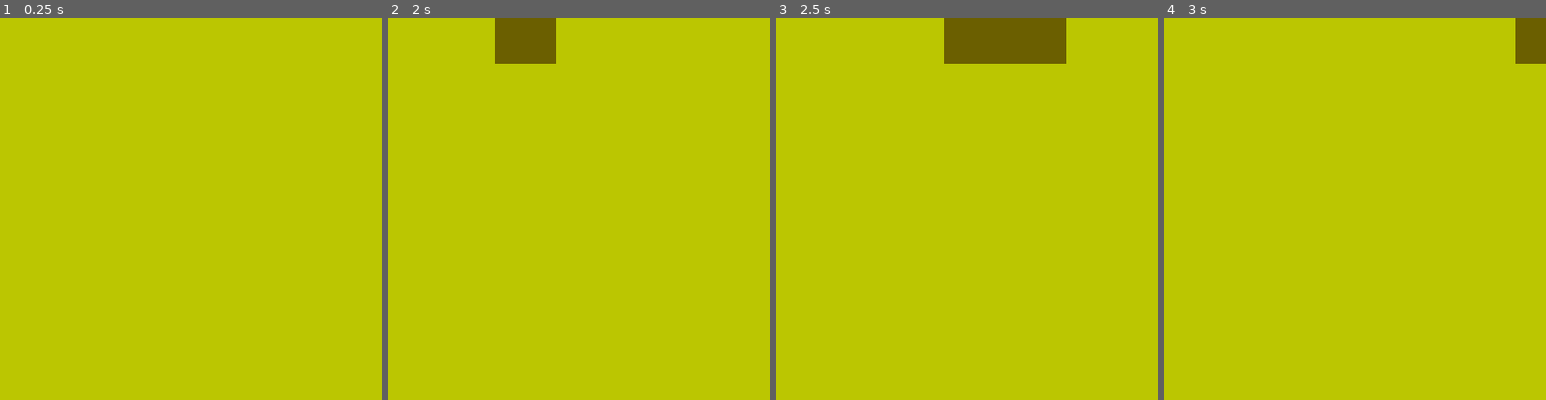
Above: before the commit, frames 1-4 (left to right).
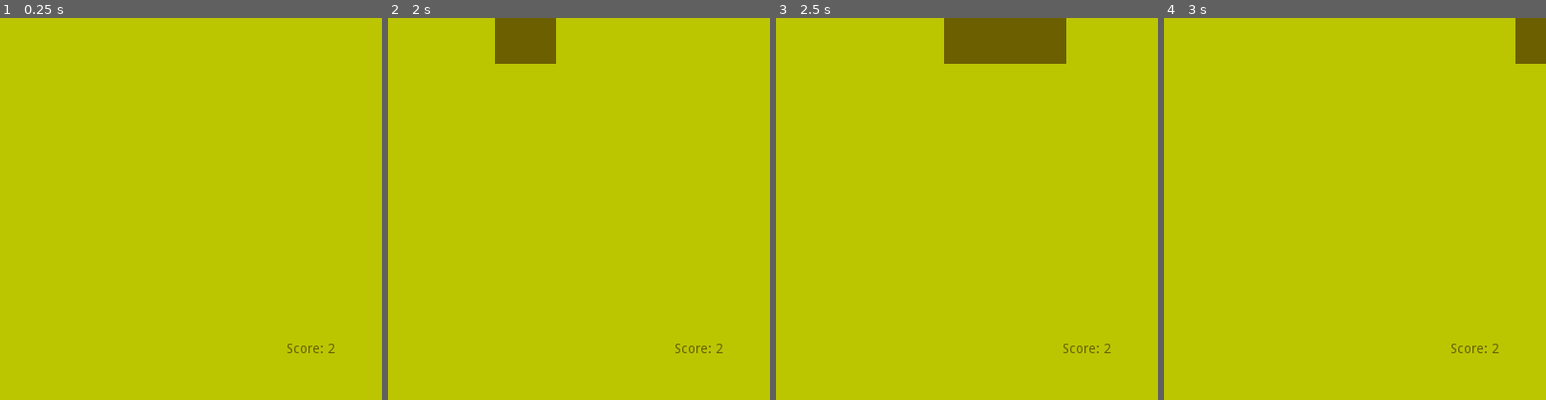
Above: after the commit, the same moments.

Repository: oscaralonsob/gdSnake
Game: Godot game, scene res://MainGame.tscn
Two runs of this game, one before a commit and one after it. Both use one fixed random seed, a clock stepped at 60 frames per second and the inputs below.
Inputs:
- Up to frame 1 (0.25 s): no input
- Up to frame 2 (2 s): hold Right (ui_right) 0.53-1.28 s; hold Down (ui_down) from 1.28 s (still down)
- Up to frame 3 (2.5 s): release Down (ui_down) at 2.03 s; hold Right (ui_right) from 2.03 s (still down)
- Up to frame 4 (3 s): release Right (ui_right) at 2.78 s; hold Up (ui_up) from 2.78 s (still down)
The pictures show only the part of the screen within x 50-100%, y 50-100%; the shares and areas given below are measured in that part.

The runs differ from the first frame. In frame 1, 0.1% of the frame differs, in the area x 75-88%, y 85-88%; in frame 2, 0.1%; in frame 3, 0.1%; in frame 4, 0.1%.

Commit message:
feat: score added

Diff:
--- a/Godot/MainGame.tscn
+++ b/Godot/MainGame.tscn
@@ -1,7 +1,8 @@
-[gd_scene load_steps=3 format=2]
+[gd_scene load_steps=4 format=2]
 
 [ext_resource path="res://world/MainGame.gd" type="Script" id=1]
 [ext_resource path="res://world/TileSet.tres" type="TileSet" id=2]
+[ext_resource path="res://Score.tscn" type="PackedScene" id=3]
 
 [node name="MainGame" type="Node"]
 script = ExtResource( 1 )
@@ -14,4 +15,6 @@
 wait_time = 0.2
 autostart = true
 
+[node name="Score" parent="." instance=ExtResource( 3 )]
+
 [connection signal="timeout" from="Timer" to="." method="_on_Timer_timeout"]
--- /dev/null
+++ b/Godot/Score.gd
@@ -0,0 +1,12 @@
+extends Node2D
+
+
+onready var screen_size = get_viewport().size
+
+
+func _ready():
+	$ScoreText.rect_position = Vector2(screen_size.x - 100, screen_size.y - 60)
+
+
+func update_score(snake_length: int) -> void:
+	$ScoreText.text = str("Score: ", snake_length)
--- /dev/null
+++ b/Godot/Score.tscn
@@ -0,0 +1,17 @@
+[gd_scene load_steps=2 format=2]
+
+[ext_resource path="res://Score.gd" type="Script" id=1]
+
+[node name="Score" type="Node2D" groups=[
+"ScoreGroup",
+]]
+script = ExtResource( 1 )
+
+[node name="ScoreText" type="Label" parent="."]
+margin_right = 40.0
+margin_bottom = 14.0
+custom_colors/font_color = Color( 0.423529, 0.376471, 0, 1 )
+text = "0"
+__meta__ = {
+"_edit_use_anchors_": false
+}
--- a/Godot/world/MainGame.gd
+++ b/Godot/world/MainGame.gd
@@ -15,6 +15,7 @@
 	apple_pos = place_apple()
 	draw_apple()
 	draw_snake()
+	get_tree().call_group('ScoreGroup', 'update_score', snake_pos.size())
 
 
 func _input(event):
@@ -71,6 +72,7 @@
 	if snake_pos[0] == apple_pos:
 		apple_pos = place_apple()
 		grow_snake = true
+		get_tree().call_group('ScoreGroup', 'update_score', snake_pos.size() + 1)
 
 
 func check_game_over() -> void:
@@ -91,8 +93,8 @@
 
 func _on_Timer_timeout():
 	clear_background()
+	apple_eaten()
 	move_snake()
-	apple_eaten()
 	check_game_over()
 	draw_apple()
 	draw_snake()
